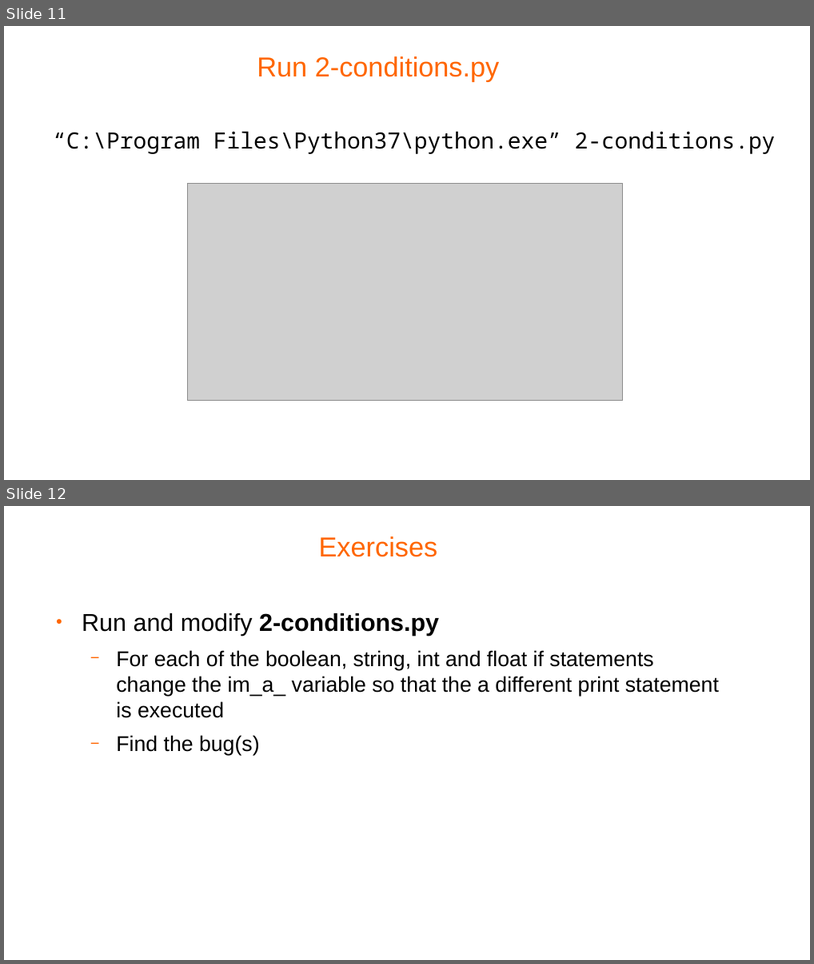
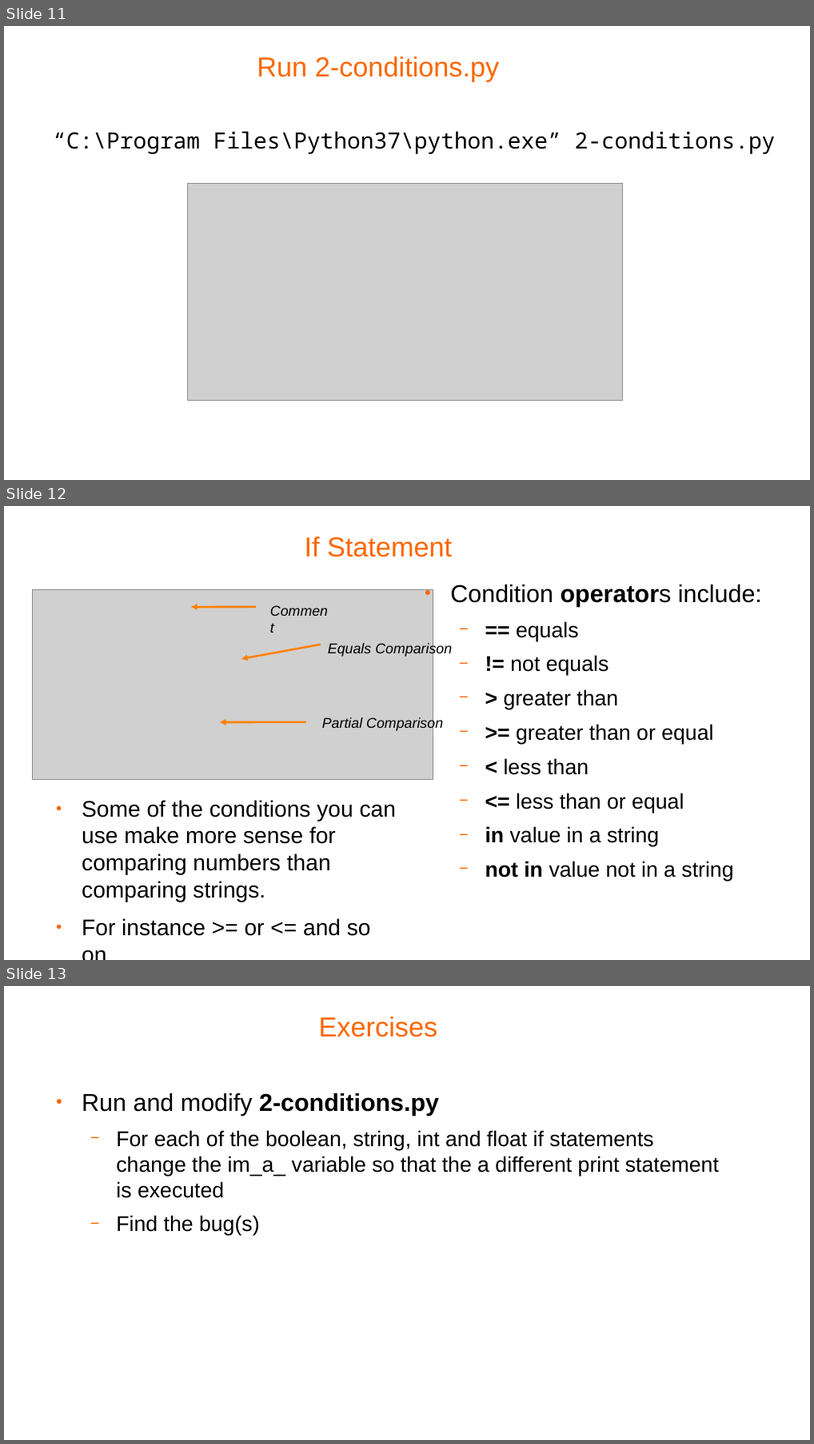
Before and after one commit to pellcorp/coding, a slide deck: docs/python-coding.odp. Shown one above the other, each under a label of ours: slides 11 and 12 before the commit, slides 11, 12 and 13 after it. The pictures are 814x964 and 814x1444 pixels, drawn with LibreOffice and Linux fonts; fonts in the diff are those of the drawing; grey boxes stand for pictures; background and template pictures are left out. Boxes give left, top, right and bottom in pixels: in the first picture for what was removed or moved away, otherwise in the second. Text is boxed around its words. In the diff, an @@ line names an element or a change of style, - is before the commit and + after.

Commit message:
add a slide about the string if statement

```diff
--- a/docs/python-coding.odp
+++ b/docs/python-coding.odp
@@ slide 12 added at (4,506,810,960), background #FFFFFF @@
@@ title added at (305,536,452,557), 27 pt, text #FF6600 @@
+If Statement
@@ picture added at (33,590,434,780) @@
@@ text added at (263,598,339,638), 14 pt, text #000000, italic @@
+Comment
@@ text added at (450,584,762,880), 21 pt, text #000000 @@
+● Condition operators include:
+  − == equals
+  − != not equals
+  − > greater than
+  − >= greater than or equal
+  − < less than
+  − <= less than or equal
+  − in value in a string
+  − not in value not in a string
@@ arrow added from (256, 607) to (191, 607), #FF8000 1.98 pt @@
@@ arrow added from (321, 644) to (242, 659), #FF8000 1.98 pt @@
@@ text added at (328,642,452,656), 14 pt, text #000000, italic @@
+Equals Comparison
@@ text added at (322,717,443,732), 14 pt, text #000000, italic @@
+Partial Comparison
@@ arrow added from (306, 722) to (220, 722), #FF8000 1.98 pt @@
@@ text added at (82,800,396,936), 22.2 pt, text #000000 @@
+● Some of the conditions you can use make more sense for comparing numbers than comparing strings.
+● For instance >= or <= and so on
@@ what was slide 12 is now slide 13 @@
```
Also in this commit, not shown: 1 other file.
